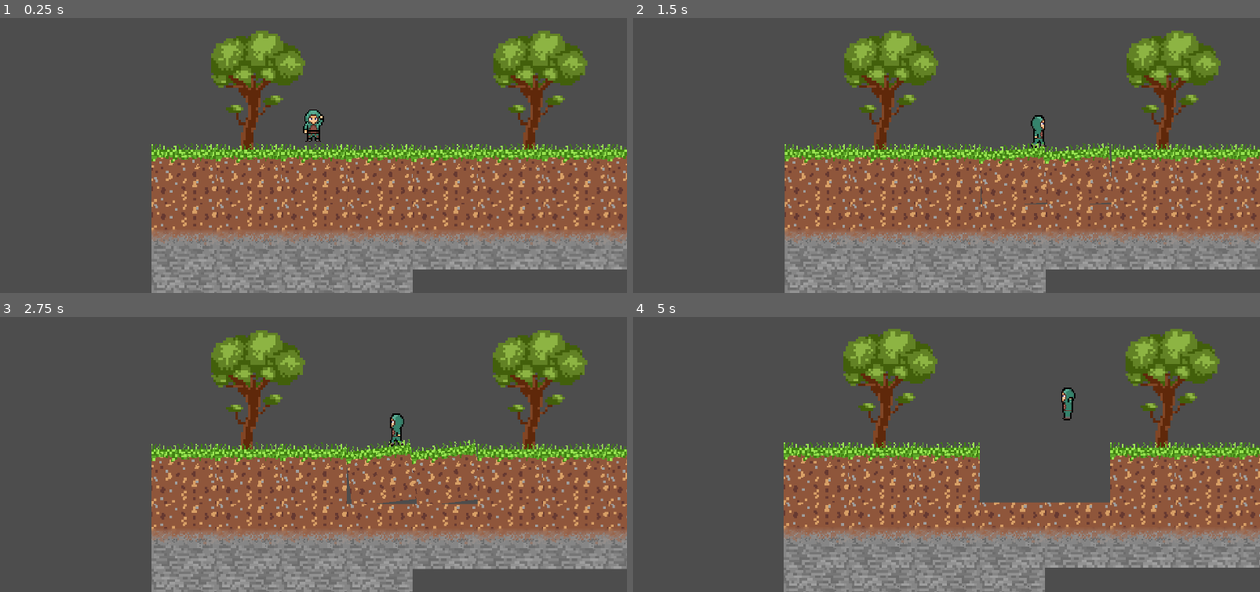
Above: before the commit, frames 1-4 (two rows, left to right).
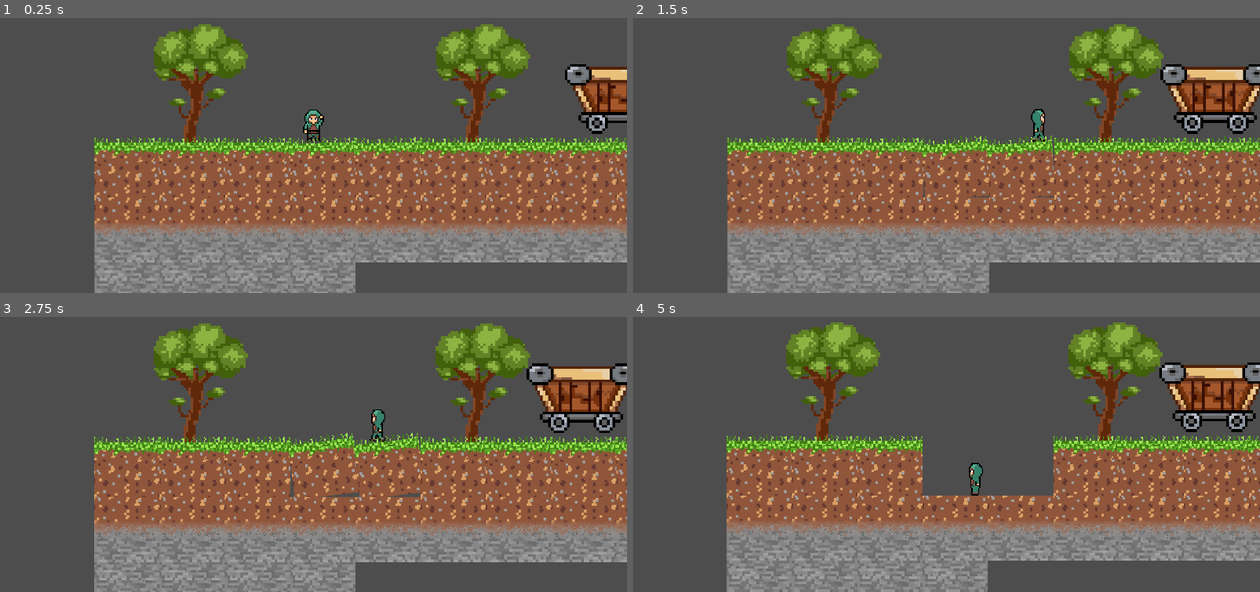
Above: after the commit, the same moments.

Repository: KOEGlike/campfire-mining
Game: Godot game, scene res://main.tscn
Two runs of this game, one before a commit and one after it. Both use one fixed random seed, a clock stepped at 60 frames per second and the inputs below.
Inputs:
- Up to frame 1 (0.25 s): no input
- Up to frame 2 (1.5 s): tap Enter (ui_accept) at 0.5, 0.77 s; hold Right (ui_right) from 0.53 s (still down)
- Up to frame 3 (2.75 s): tap Enter (ui_accept) at 1.52 s; release Right (ui_right) at 2.03 s; hold Left (ui_left) from 2.03 s (still down)
- Up to frame 4 (5 s): release Left (ui_left) at 2.78 s; hold Right (ui_right) 2.78-4.28 s; tap Enter (ui_accept) at 3.02, 3.77, 4.52 s; hold Left (ui_left) from 4.28 s (still down)

The runs differ from the first frame. In frame 1, 35% of the frame differs, in the area x 15-100%, y 2-100%; in frame 2, 36%; in frame 3, 36%; in frame 4, 37%, in the area x 14-100%, y 1-100%.

Commit message:
Collision and minecart added!

Diff:
--- a/surface/map/map.tscn
+++ b/surface/map/map.tscn
@@ -7,8 +7,9 @@
 [node name="Map" type="Node2D" unique_id=685014105]
 
 [node name="Player" parent="." unique_id=874400125 instance=ExtResource("3_lgq1i")]
-position = Vector2(496, -84)
+position = Vector2(671, -63)
 
 [node name="Grassy" parent="." unique_id=1120019614 instance=ExtResource("1_a0dt8")]
 
 [node name="Mine" parent="." unique_id=862780132 instance=ExtResource("3_4hjbm")]
+position = Vector2(1326, -286)
--- a/surface/map/mine.tscn
+++ b/surface/map/mine.tscn
@@ -1,3 +1,13 @@
 [gd_scene format=3 uid="uid://btpplk1rdmh75"]
 
+[ext_resource type="PackedScene" uid="uid://cxl1eu2y35w1e" path="res://map/minecart.tscn" id="1_rufq2"]
+
 [node name="Mine" type="Node2D" unique_id=862780132]
+
+[node name="MineCart" parent="." unique_id=558021619 instance=ExtResource("1_rufq2")]
+position = Vector2(1096, 264)
+
+[node name="MineCart2" parent="." unique_id=2074118695 instance=ExtResource("1_rufq2")]
+position = Vector2(360, 160)
+scale = Vector2(-1, 1)
+goleft = true
--- /dev/null
+++ b/surface/map/minecart.gd
@@ -0,0 +1,29 @@
+extends CharacterBody2D
+
+const SPEED = 200.0
+const BOUNCE_SPEED = -150.0
+const PLAYER_KNOCKBACK = Vector2(-400, -200)
+
+@export var goleft:bool
+
+
+func _physics_process(delta):
+	velocity.x = SPEED
+	if(goleft):
+		velocity.x = -SPEED
+
+
+
+	move_and_slide()
+
+
+
+
+func _on_area_2d_body_entered(body: Node2D) -> void:
+	print("lol", body.name)
+	if body is Player:
+		var player:Player=body
+		if goleft:
+			player.apply_knockback(Vector2(-1300, 70))
+		else:
+			player.apply_knockback(Vector2(1300, -70))
--- /dev/null
+++ b/surface/map/minecart.tscn
@@ -0,0 +1,28 @@
+[gd_scene format=3 uid="uid://cxl1eu2y35w1e"]
+
+[ext_resource type="Script" uid="uid://canl2mhct26l7" path="res://map/minecart.gd" id="1_3ehmg"]
+[ext_resource type="Texture2D" uid="uid://ds1kmdhgpyv42" path="res://map/minecart.png" id="2_h8m8s"]
+
+[sub_resource type="RectangleShape2D" id="RectangleShape2D_kj0ke"]
+size = Vector2(20, 197)
+
+[node name="MineCart" type="CharacterBody2D" unique_id=558021619]
+script = ExtResource("1_3ehmg")
+
+[node name="Area2D" type="Area2D" parent="." unique_id=1581880671]
+
+[node name="CollisionShape2D" type="CollisionShape2D" parent="Area2D" unique_id=1710475070]
+position = Vector2(184.00002, 24.000004)
+rotation = 0.37551197
+shape = SubResource("RectangleShape2D_kj0ke")
+
+[node name="Minecart" type="Sprite2D" parent="." unique_id=2087125464]
+position = Vector2(109.000015, -91)
+scale = Vector2(8.203995, 8.203995)
+texture = ExtResource("2_h8m8s")
+
+[node name="CollisionPolygon2D" type="CollisionPolygon2D" parent="." unique_id=88046924]
+position = Vector2(0, 8)
+polygon = PackedVector2Array(-152, -104, 200, -104, 200, -56, 136, 104, -96, 104, -152, -56)
+
+[connection signal="body_entered" from="Area2D" to="." method="_on_area_2d_body_entered"]
--- a/surface/player/player.gd
+++ b/surface/player/player.gd
@@ -1,27 +1,37 @@
+class_name Player
+
 extends CharacterBody2D
-
 
 const SPEED = 300.0
 const JUMP_VELOCITY = -400.0
+
+var knockback = Vector2.ZERO
 
 @onready var animated_sprite_2d: AnimatedSprite2D = $AnimatedSprite2D
 
 
 func _physics_process(delta: float) -> void:
-	# Add the gravity.
+	# Gravitáció
 	if not is_on_floor():
 		velocity += get_gravity() * delta
 
-	# Handle jump.
+	# Jump
 	if Input.is_action_just_pressed("ui_accept") and is_on_floor():
 		velocity.y = JUMP_VELOCITY
 
-	# Get the input direction and handle the movement/deceleration.
-	# As good practice, you should replace UI actions with custom gameplay actions.
+	# Knockback
+	if knockback.length() > 10.0:
+		velocity.x = knockback.x        # ← X: balra/jobbra lökés
+		velocity.y += knockback.y * delta * 10  # �� Y: felfelé lökés, gravitációval együtt
+		knockback = knockback.move_toward(Vector2.ZERO, 1200 * delta)
+	else:
+		knockback = Vector2.ZERO
+
+	# Mozgás – knockback közben a játékos nem irányíthat
 	var direction := Input.get_axis("ui_left", "ui_right")
-	if direction:
+	if direction and knockback == Vector2.ZERO:
 		velocity.x = direction * SPEED
-		animated_sprite_2d.flip_h=direction<0
+		animated_sprite_2d.flip_h = direction < 0
 		if not is_on_floor():
 			animated_sprite_2d.play('jump_walk')
 		else:
@@ -34,3 +44,8 @@
 		velocity.x = move_toward(velocity.x, 0, SPEED)
 
 	move_and_slide()
+
+
+func apply_knockback(force: Vector2) -> void:
+	knockback = force
+	velocity= force  # ← AZONNAL felfelé löki, nem várja a következő frame-et!
Binary file added: surface/map/carttest.webp
Not shown, added: surface/map/carttest.webp.import
Not shown, added: surface/map/minecart.gd.uid
Binary file added: surface/map/minecart.png
Not shown, added: surface/map/minecart.png.import
